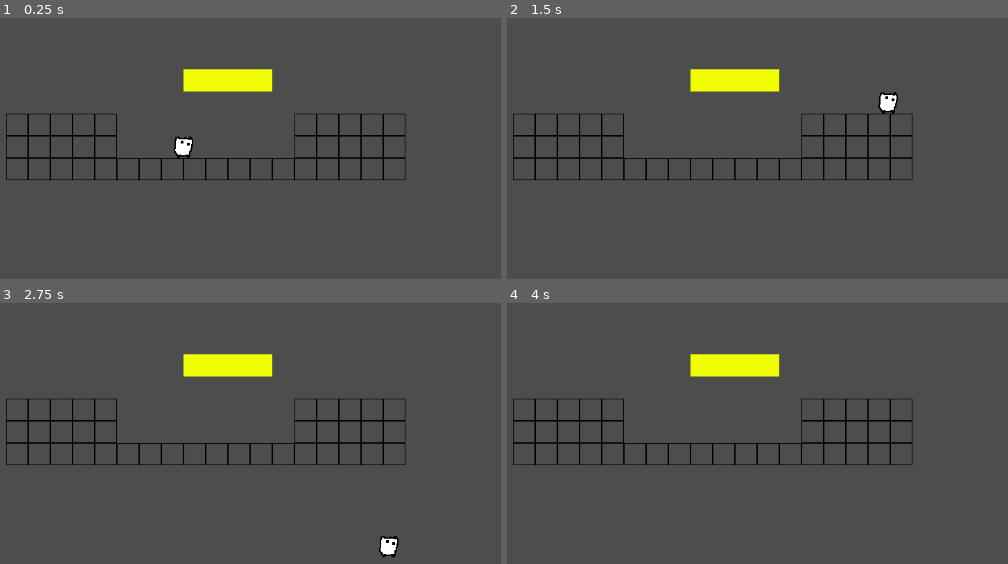
Above: before the commit, frames 1-4 (two rows, left to right).
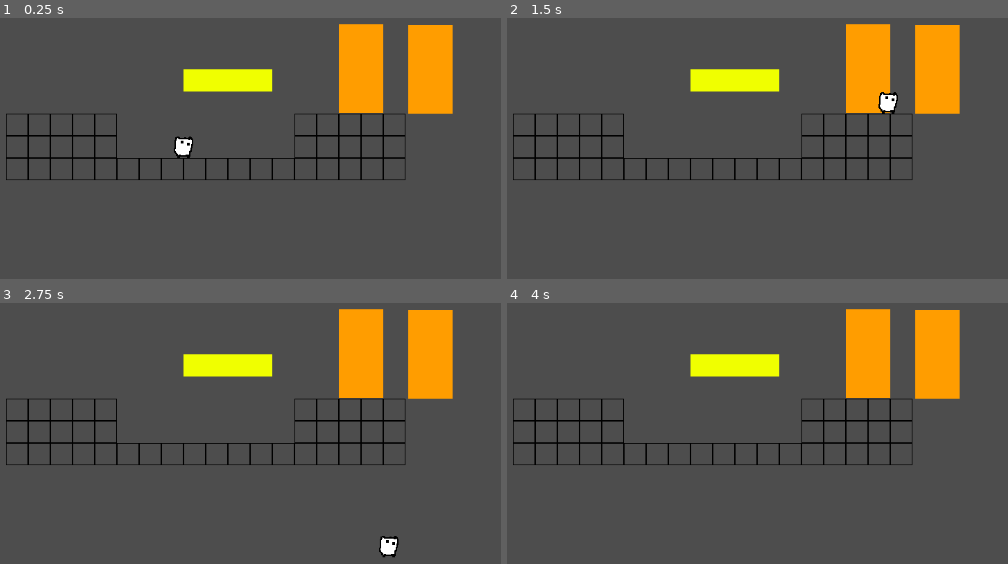
Above: after the commit, the same moments.

Repository: Iviv122/pit
Game: Godot game, scene res://scenes/demo.tscn
Same seed, same stepped clock (60 frames per second), same inputs: the game is played once before the commit and once after it.
Inputs:
- Up to frame 1 (0.25 s): no input
- Up to frame 2 (1.5 s): tap Enter at 0.5 s; hold E (interact, bound only after the commit) 0.53-1.28 s; hold D (move_right) from 0.53 s (still down); tap Space (jump) at 0.77 s; tap E (interact, bound only after the commit) at 1.35 s
- Up to frame 3 (2.75 s): tap Space (jump) at 1.52 s; release D (move_right) at 2.03 s; hold A (move_left) from 2.03 s (still down); hold E (interact, bound only after the commit) from 2.03 s (still down); tap Alt at 2.1 s
- Up to frame 4 (4 s): release A (move_left) at 2.78 s; release E (interact, bound only after the commit) at 2.78 s; hold D (move_right) from 2.78 s (still down); tap Shift at 2.85 s; tap Space (jump) at 3.02, 3.5, 3.77 s; tap E (interact, bound only after the commit) at 3.05 s; hold E (interact, bound only after the commit) from 3.53 s (still down)

The runs differ from the first frame. In frame 1, 6.1% of the frame differs, in the area x 67-91%, y 2-37%; in frame 2, 6.0%; in frame 3, 6.1%; in frame 4, 6.1%.

Commit message:
interactables, interactor

Diff:
--- /dev/null
+++ b/objects/level/interactable.gd
@@ -0,0 +1,5 @@
+extends Area2D
+class_name Interactable
+
+func act() -> void:
+	pass
--- /dev/null
+++ b/objects/level/interactibles/door.gd
@@ -0,0 +1,11 @@
+extends Interactable
+class_name Door
+
+signal entered
+
+func act() -> void:
+	print("acted")
+
+func enter() -> void:
+	print("Entered")
+	entered.emit()
--- /dev/null
+++ b/objects/player/on_level/interactor.gd
@@ -0,0 +1,29 @@
+extends Area2D
+class_name Interactor
+
+var interactibles : Array[Interactable]
+
+func target_sorting(target1, target2):
+	var distance1 = target1.position.distance_squared_to(global_position)
+	var distance2 = target2.position.distance_squared_to(global_position)
+	return distance1 <= distance2
+
+func _ready() -> void:
+	area_entered.connect(add)
+	area_exited.connect(remove)
+
+func _input(event):
+	if event.is_action_pressed("interact"):
+		act()
+
+func act() -> void:
+
+	interactibles.sort_custom(target_sorting)
+
+	for i in interactibles:
+		print(i)
+
+func add(a : Node2D) -> void:
+	interactibles.append(a)
+func remove(a : Node2D) -> void:
+	interactibles.erase(a)
--- a/project.godot
+++ b/project.godot
@@ -45,6 +45,11 @@
 , Object(InputEventKey,"resource_local_to_scene":false,"resource_name":"","device":-1,"window_id":0,"alt_pressed":false …(186 unchanged characters)…
 ]
 }
+interact={
+"deadzone": 0.2,
+"events": [Object(InputEventKey,"resource_local_to_scene":false,"resource_name":"","device":-1,"window_id":0,"alt_pressed":false,"shift_pressed":false,"ctrl_pressed":false,"meta_pressed":false,"pressed":false,"keycode":0,"physical_keycode":69,"key_label":0,"unicode":101,"location":0,"echo":false,"script":null)
+]
+}
 
 [rendering]
 
--- a/scenes/demo.tscn
+++ b/scenes/demo.tscn
@@ -1,9 +1,12 @@
-[gd_scene load_steps=9 format=4 uid="uid://xnjj1ma0huyk"]
+[gd_scene load_steps=14 format=4 uid="uid://xnjj1ma0huyk"]
 
 [ext_resource type="Script" uid="uid://swf736h1hfde" path="res://objects/player/on_level/movement_script.gd" id="1_ba4lm"]
 [ext_resource type="Texture2D" uid="uid://jicl3mf6nqka" path="res://raw_assets/sprites/tile.png" id="1_l20p6"]
 [ext_resource type="Texture2D" uid="uid://k3sbmfu6t1gh" path="res://raw_assets/sprites/character.png" id="1_tqfh0"]
 [ext_resource type="Texture2D" uid="uid://bds5y6vdylim2" path="res://raw_assets/sprites/two_way_platform.png" id="2_vephn"]
+[ext_resource type="Texture2D" uid="uid://daywbmn0ltoyp" path="res://raw_assets/sprites/door.png" id="5_b0nem"]
+[ext_resource type="Script" uid="uid://dylpiwcij6l4q" path="res://objects/player/on_level/interactor.gd" id="5_x0xbu"]
+[ext_resource type="Script" uid="uid://cjh72gr2td3j0" path="res://objects/level/interactibles/door.gd" id="6_7qr1p"]
 
 [sub_resource type="TileSetAtlasSource" id="TileSetAtlasSource_l20p6"]
 texture = ExtResource("1_l20p6")
@@ -27,6 +30,12 @@
 [sub_resource type="RectangleShape2D" id="RectangleShape2D_0xm2m"]
 size = Vector2(32, 32)
 
+[sub_resource type="CircleShape2D" id="CircleShape2D_7qr1p"]
+radius = 49.0408
+
+[sub_resource type="RectangleShape2D" id="RectangleShape2D_x0xbu"]
+size = Vector2(64, 128)
+
 [node name="Node2D" type="Node2D"]
 
 [node name="TileMapLayer" type="TileMapLayer" parent="."]
@@ -34,7 +43,7 @@
 tile_set = SubResource("TileSet_b0nem")
 
 [node name="CharacterBody2D" type="CharacterBody2D" parent="."]
-position = Vector2(0, 71)
+position = Vector2(0, 69)
 script = ExtResource("1_ba4lm")
 metadata/_custom_type_script = "uid://swf736h1hfde"
 
@@ -44,4 +53,35 @@
 [node name="Sprite2D" type="Sprite2D" parent="CharacterBody2D"]
 texture = ExtResource("1_tqfh0")
 
+[node name="Interactor" type="Area2D" parent="CharacterBody2D"]
+script = ExtResource("5_x0xbu")
+metadata/_custom_type_script = "uid://dylpiwcij6l4q"
+
+[node name="CollisionShape2D" type="CollisionShape2D" parent="CharacterBody2D/Interactor"]
+shape = SubResource("CircleShape2D_7qr1p")
+
 [node name="Camera2D" type="Camera2D" parent="."]
+
+[node name="Door2" type="Area2D" parent="."]
+position = Vector2(356, -32)
+script = ExtResource("6_7qr1p")
+metadata/_custom_type_script = "uid://cjh72gr2td3j0"
+
+[node name="Door" type="Sprite2D" parent="Door2"]
+z_index = -1
+texture = ExtResource("5_b0nem")
+
+[node name="CollisionShape2D" type="CollisionShape2D" parent="Door2"]
+shape = SubResource("RectangleShape2D_x0xbu")
+
+[node name="Door1" type="Area2D" parent="."]
+position = Vector2(256, -33)
+script = ExtResource("6_7qr1p")
+metadata/_custom_type_script = "uid://cjh72gr2td3j0"
+
+[node name="Door" type="Sprite2D" parent="Door1"]
+z_index = -1
+texture = ExtResource("5_b0nem")
+
+[node name="CollisionShape2D" type="CollisionShape2D" parent="Door1"]
+shape = SubResource("RectangleShape2D_x0xbu")
Not shown, added: objects/level/interactable.gd.uid
Not shown, added: objects/level/interactibles/door.gd.uid
Not shown, added: objects/player/on_level/interactor.gd.uid
Binary file added: raw_assets/sprites/door.png
Not shown, added: raw_assets/sprites/door.png.import
